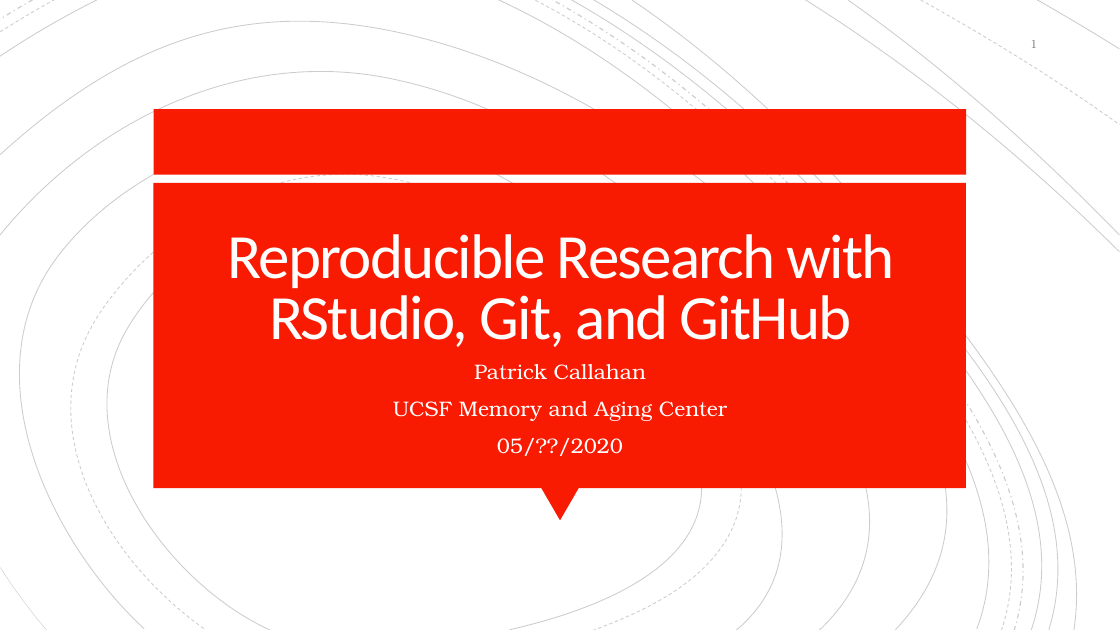
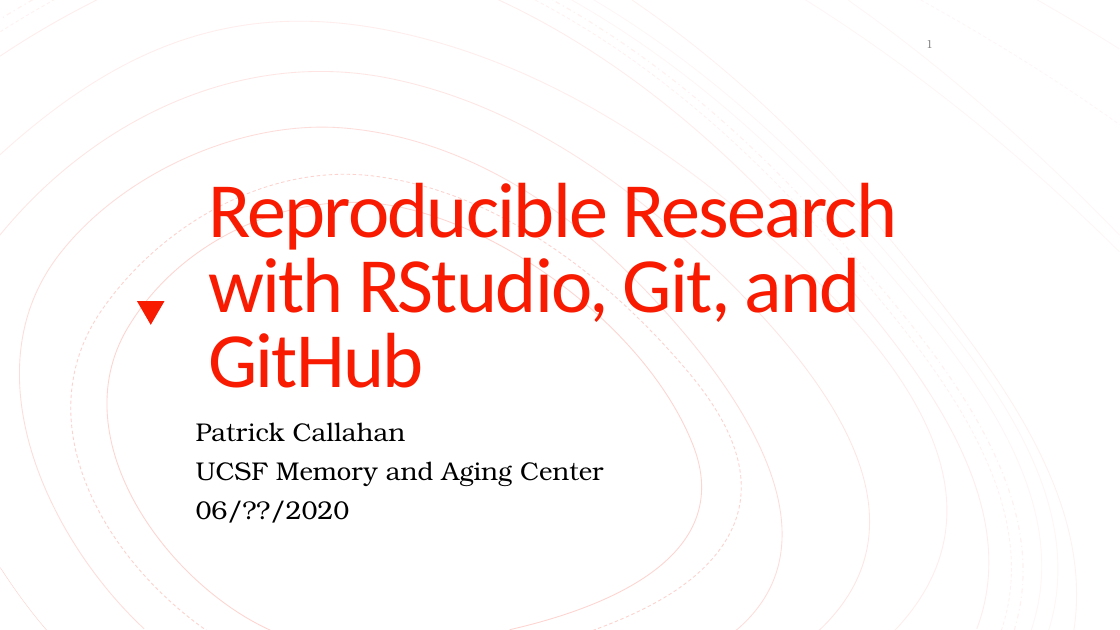
Before and after one commit to NeuroShepherd/R_Coding_Presentations, a slide deck: slide 1 of RStudio, Git, and Github/RStudio_Git_Github.pptx. Drawn at 1120x630 pixels with LibreOffice and Linux fonts; fonts in the diff are those of the drawing. Boxes give left, top, right and bottom in pixels: in the first picture for what was removed or moved away, otherwise in the second. Text is boxed around its words. In the diff, an @@ line names an element or a change of style, - is before the commit and + after.

```diff
--- a/RStudio, Git, and Github/RStudio_Git_Github.pptx
+++ b/RStudio, Git, and Github/RStudio_Git_Github.pptx
@@ rectangle added at (0, 0, 1120, 630), fill #FFFFFF @@
@@ page number: place and size @@
-page number at (1030, 40, 1037, 48)
+page number at (926, 40, 933, 48)
@@ page number at (926, 40, 933, 48): more space between paragraphs @@
@@ group added at (0, 0, 1120, 630): 19 freeform shapes @@
@@ rectangle removed at (154, 109, 966, 175) @@
@@ title "Reproducible Research with RStudio, Git, ...": place and size @@
-title "Reproducible Research with RStudio, Git, ..." at (227, 234, 895, 347)
+title "Reproducible Research with RStudio, Git, ..." at (208, 174, 897, 388)
@@ title "Reproducible Research with RStudio, Git, ..." at (208, 174, 897, 388): size 54 to 67 pt, text colour #FFFEFF to #F81B02; alignment centre to left @@
@@ rectangle removed at (154, 183, 966, 488) @@
@@ triangle added at (137, 301, 165, 324), fill #F81B02 @@
@@ subtitle "Patrick Callahan": place and size @@
-subtitle "Patrick Callahan" at (393, 364, 727, 456)
+subtitle "Patrick Callahan" at (196, 422, 603, 523)
@@ subtitle at (196, 422, 603, 486): size 18 to 22 pt, text colour #FFFEFF to #000000 in "Patrick Callahan", "UCSF Memory and Aging Center"; alignment centre to left; line spacing 1 to 0.9 @@
@@ subtitle at (196, 500, 350, 523): text changed; size 18 to 22 pt; text colour #FFFEFF to #000000 @@
-05/??/2020
+06/??/2020
@@ triangle removed at (541, 488, 579, 520) @@
```
Also in this commit, not shown: 4 other files.
